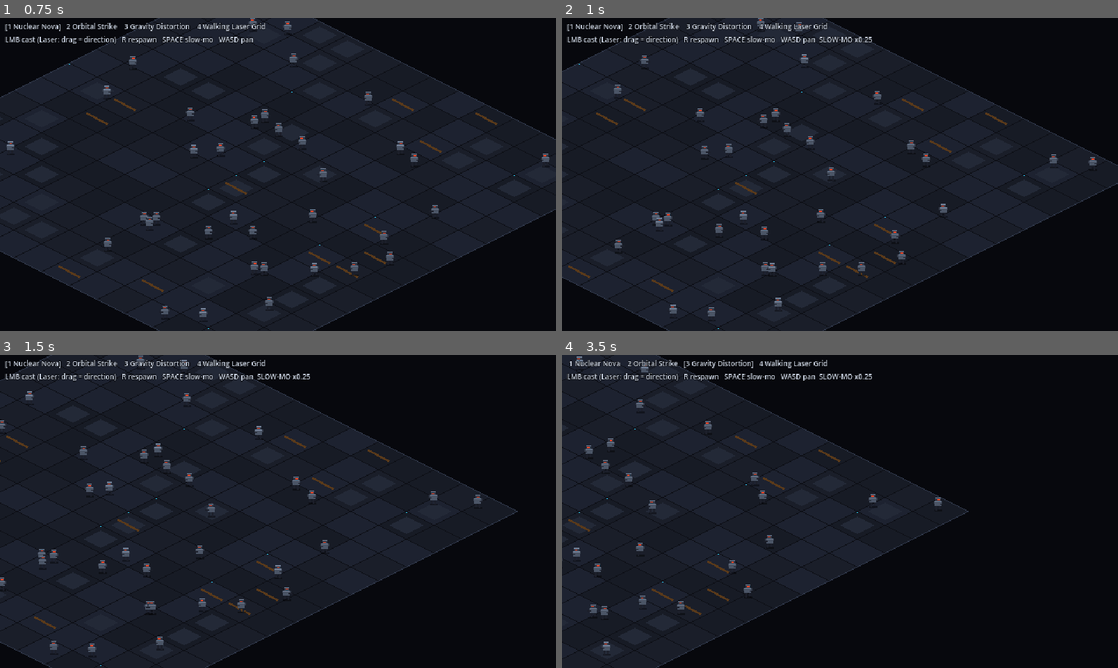
Above: before the commit, frames 1-4 (two rows, left to right).
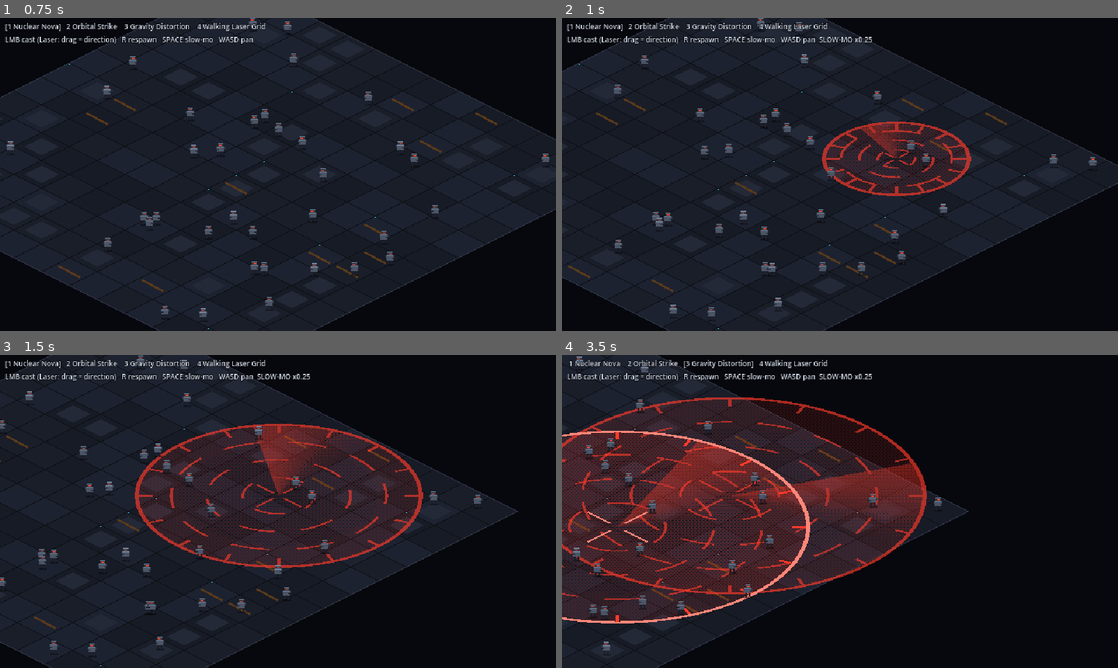
Above: after the commit, the same moments.

Repository: audoraemon/vfxProve
Game: Godot game, scene res://scenes/sandbox.tscn
Same seed, same stepped clock (60 frames per second), same inputs: the game is played once before the commit and once after it.
Inputs (mouse positions are in pixels of both pictures, inside the frame that each line leads up to):
- Up to frame 1 (0.75 s): tap Enter at 0.5 s; move the mouse to (400, 158) at 0.52 s; hold D from 0.53 s (still down); tap 1 at 0.6 s; click (400, 158) at 0.67 s
- Up to frame 2 (1 s): keep holding D; tap Space at 0.77 s
- Up to frame 3 (1.5 s): release D at 1.25 s; drag from (166, 527) to (250, 574) at 1.27 s
- Up to frame 4 (3.5 s): move the mouse to (895, 442) at 2.02 s; hold D 2.03-2.75 s; tap 3 at 2.1 s; drag from (812, 574) to (673, 464) at 2.77 s

Frame 1 is identical in both runs. In frame 2, 2.8% of the frame differs, in the area x 46-74%, y 33-57%; in frame 3, 9.4%; in frame 4, 21%, in the area x 0-66%, y 13-86%.

Commit message:
feat: nuclear nova effect and shared vfx shaders
Adds pixel shader library (rings, shockwave, dome, beam, decal, fog),
FxParts builders and contact sheet tool for capture review.

Co-Authored-By: Claude Opus 5 <noreply@anthropic.com>

Diff:
--- /dev/null
+++ b/shaders/beam_glow.gdshader
@@ -0,0 +1,27 @@
+// Energy beam. UV.x across width, UV.y along length (0 = far end / top).
+shader_type canvas_item;
+#include "res://shaders/common.gdshaderinc"
+
+uniform float intensity = 1.0;
+uniform float flicker = 1.0;
+uniform float bands = 10.0;
+uniform float band_speed = 6.0;
+// 1 = fade toward UV.y = 0.
+uniform float taper = 1.0;
+
+void fragment() {
+	if (intensity <= 0.001) discard;
+	float d = abs(UV.x - 0.5) * 2.0;
+	float v = 1.0 - d / clamp(intensity, 0.05, 1.0);
+	if (v <= 0.0) discard;
+	v = pow(v, 0.6);
+	float band = step(0.5, fract(UV.y * bands - u_time * band_speed));
+	v *= 0.88 + 0.12 * band;
+	float fl = 1.0 - flicker * 0.25 * step(0.6, hash21(vec2(floor(u_time * 30.0), 1.7)));
+	v *= fl;
+	v *= mix(1.0, smoothstep(0.0, 0.4, UV.y), taper);
+	v *= 0.6 + 0.4 * intensity;
+	float q = quant(v, 5.0);
+	if (q <= 0.0) discard;
+	COLOR = ramp5(q);
+}
--- /dev/null
+++ b/shaders/fireball_dome.gdshader
@@ -0,0 +1,45 @@
+// Nuclear fireball dome: hemisphere over an iso base ellipse, turbulent banded heat.
+// Quad: width 2A, height A*(dome_ratio + base_ratio); anchor at base center.
+shader_type canvas_item;
+#include "res://shaders/common.gdshaderinc"
+
+uniform float grow = 1.0;
+uniform float heat = 1.0;
+uniform float dissolve = 0.0;
+uniform float dome_ratio = 0.85;
+uniform float base_ratio = 0.5;
+
+void fragment() {
+	float s = max(grow, 0.001);
+	float x = (UV.x - 0.5) * 2.0 / s;
+	float y = (UV.y * (dome_ratio + base_ratio) - dome_ratio) / s;
+	float q;
+	float h = 0.0;
+	if (y < 0.0) {
+		q = x * x + (y / dome_ratio) * (y / dome_ratio);
+		h = -y / dome_ratio;
+	} else {
+		q = x * x + (y / base_ratio) * (y / base_ratio);
+	}
+	float turb = fbm(vec2(x * 3.0, y * 3.0 + u_time * 1.8));
+	q += (turb - 0.5) * 0.22;
+	if (q > 1.0) discard;
+	float burn = fbm(vec2(x * 4.0 + 7.0, y * 4.0 - u_time * 0.7));
+	if (burn < dissolve * 1.1 - 0.1 + q * dissolve * 0.3) discard;
+
+	float nz = sqrt(max(1.0 - q, 0.0));
+	float v = nz * 0.55 + 0.35;
+	v += (1.0 - h) * 0.12;
+	v *= 0.72 + 0.55 * turb;
+	// Vertical energy streaks on the dome surface.
+	float streak = step(0.8, vnoise(vec2(x * 14.0, h * 2.0 - u_time * 3.0))) * smoothstep(0.3, -0.1, y);
+	v += streak * 0.25;
+	// Hot seam where dome meets the ground, only at the outer rim.
+	v += step(abs(y), 0.08) * step(0.8, x * x) * 0.3;
+	// Darker crust near the edge.
+	v *= mix(1.0, 0.65, smoothstep(0.75, 1.0, q));
+	v *= heat;
+	float qv = quant_d(v, 5.0, FRAGCOORD.xy);
+	if (qv <= 0.0) discard;
+	COLOR = ramp5(qv);
+}
--- /dev/null
+++ b/shaders/fog.gdshader
@@ -0,0 +1,20 @@
+// Drifting dithered fog/haze on the ground plane.
+shader_type canvas_item;
+#include "res://shaders/common.gdshaderinc"
+
+uniform vec4 color : source_color = vec4(0.45, 1.0, 0.3, 0.5);
+uniform float density = 1.0;
+uniform float fade = 1.0;
+uniform float scale = 2.5;
+
+void fragment() {
+	vec2 p = (UV - 0.5) * 2.0;
+	float r = length(p);
+	if (r > 1.0) discard;
+	float n = fbm(p * scale + vec2(u_time * 0.18, -u_time * 0.11));
+	float n2 = fbm(p * scale * 2.1 - vec2(u_time * 0.25, u_time * 0.05));
+	float v = (n * 0.7 + n2 * 0.3) * (1.0 - smoothstep(0.35, 1.0, r)) * density;
+	float q = quant_d(v * 1.5 - 0.3, 3.0, FRAGCOORD.xy);
+	if (q <= 0.0) discard;
+	COLOR = vec4(color.rgb * (0.75 + 0.35 * q), color.a * q * fade);
+}
--- /dev/null
+++ b/shaders/iso_rings.gdshader
@@ -0,0 +1,57 @@
+// Telegraph: dashed concentric rings, ticks, crosshair and scan sweep.
+// Lives on the ground plane: quad is 2R x 2R ground units, so circles project to iso ellipses.
+shader_type canvas_item;
+#include "res://shaders/common.gdshaderinc"
+
+uniform vec4 color : source_color = vec4(1.0, 0.23, 0.16, 1.0);
+uniform float reveal = 1.0;
+uniform float alpha = 1.0;
+uniform float rings = 4.0;
+uniform float dashes = 18.0;
+uniform float scan = 1.0;
+uniform float pulse = 1.0;
+uniform float crosshair = 1.0;
+uniform float fill = 0.12;
+// One screen pixel (vertical) in normalized radius units.
+uniform float px = 0.01;
+
+void fragment() {
+	vec2 p = (UV - 0.5) * 2.0;
+	float r = length(p);
+	float outer = max(reveal, 0.001);
+	if (r > outer + px * 2.0) discard;
+	float an = atan(p.y, p.x) / TAU + 0.5;
+	float v = 0.0;
+
+	// Solid outer ring.
+	v = max(v, step(abs(r - outer + px), px * 1.2));
+	// Dashed inner rings, alternating spin.
+	for (int i = 1; i < 6; i++) {
+		if (float(i) >= rings) break;
+		float rr = outer * float(i) / rings;
+		float spin = mod(float(i), 2.0) * 2.0 - 1.0;
+		float n = max(floor(dashes * rr), 4.0);
+		float dash = step(0.42, fract(an * n + spin * u_time * 0.12));
+		v = max(v, step(abs(r - rr), px * 0.8) * dash * 0.8);
+	}
+	// Ticks just inside the outer ring.
+	float tick_d = abs(fract(an * 16.0 + 0.5) - 0.5) / 16.0 * TAU * r;
+	v = max(v, step(tick_d, px * 0.9) * step(outer - 0.09, r) * step(r, outer) * 0.9);
+	// Crosshair with center gap.
+	float cross_len = step(r, outer * 0.22) * step(outer * 0.05, r);
+	v = max(v, crosshair * cross_len * max(step(abs(p.x), px * 0.7), step(abs(p.y), px * 0.7)));
+	// Scan sweep: trailing wedge behind a moving edge.
+	float sa = fract(an - u_time * 0.45);
+	float wedge = (1.0 - sa / 0.18) * step(sa, 0.18) * step(r, outer);
+	float scan_v = scan * wedge * 0.45;
+	// Faint area fill, stronger toward the rim.
+	float fill_v = fill * step(r, outer) * (0.5 + 0.5 * r / outer);
+
+	float pulse_m = 1.0 - pulse * 0.3 * (0.5 + 0.5 * sin(u_time * 9.0));
+	float line_v = v * pulse_m;
+	float area_v = quant_d(max(scan_v, fill_v), 4.0, FRAGCOORD.xy);
+	float a = max(quant(line_v, 3.0), area_v) * alpha;
+	if (a <= 0.001) discard;
+	vec3 rgb = mix(color.rgb, vec3(1.0, 0.9, 0.85), 0.45 * step(0.9, line_v));
+	COLOR = vec4(rgb, a * color.a);
+}
--- /dev/null
+++ b/shaders/scorch_decal.gdshader
@@ -0,0 +1,46 @@
+// Ground scorch / crater decal with cracks and cooling glowing edge.
+shader_type canvas_item;
+#include "res://shaders/common.gdshaderinc"
+
+uniform vec4 char_color : source_color = vec4(0.06, 0.045, 0.04, 0.9);
+uniform vec4 edge_color : source_color = vec4(1.0, 0.45, 0.1, 1.0);
+uniform vec4 edge_hot : source_color = vec4(1.0, 0.85, 0.4, 1.0);
+uniform float heat = 1.0;
+uniform float fade = 1.0;
+uniform float warp = 0.0;
+uniform float seed = 0.0;
+
+void fragment() {
+	vec2 p = (UV - 0.5) * 2.0;
+	float r = length(p);
+	if (r > 1.0) discard;
+	float a = atan(p.y, p.x);
+	float sa = a + warp * r * 5.0;
+	float n = fbm(p * 3.0 + seed);
+	float en = vnoise(vec2(sa * 2.5 + seed, r * 3.0));
+	float rr = r + (n - 0.5) * 0.35 + (en - 0.5) * 0.2 - warp * 0.06 * sin(sa * 3.0);
+	if (rr > 0.95) discard;
+
+	float body = 1.0 - smoothstep(0.45, 0.95, rr);
+	vec4 col = char_color;
+	col.a *= quant_d(body * 1.1, 3.0, FRAGCOORD.xy);
+
+	// Thin radial cracks: narrow angular lines wobbling with noise.
+	float ca = fract(sa / TAU * 9.0 + (vnoise(p * 4.0 + seed) - 0.5) * 0.6);
+	float crack = step(abs(ca - 0.5), 0.035) * step(0.15, rr) * step(rr, 0.8) * step(0.45, n);
+	// Broken glowing rim.
+	float edge = step(0.8, rr) * step(rr, 0.87) * step(0.5, en);
+	float arms = warp * step(0.9, fract(sa / TAU * 3.0 - r * 0.5)) * step(0.3, rr);
+	float glow = max(max(edge, crack), arms);
+	if (glow > 0.5 && heat > 0.02) {
+		float hot = step(0.65, heat) * step(0.6, n);
+		vec4 ec = mix(edge_color, edge_hot, hot);
+		// Cool from glowing toward char in two hard steps.
+		float h = quant(heat * (0.7 + 0.5 * n), 2.0);
+		col = mix(col, ec, h);
+		col.a = max(col.a, h);
+	}
+	col.a *= fade;
+	if (col.a <= 0.01) discard;
+	COLOR = col;
+}
--- /dev/null
+++ b/shaders/shockwave.gdshader
@@ -0,0 +1,30 @@
+// Expanding ground ring: sharp leading edge, glowing trail inward, noisy breakup.
+shader_type canvas_item;
+#include "res://shaders/common.gdshaderinc"
+
+uniform float progress = 0.0;
+uniform float thickness = 0.12;
+uniform float fade = 1.0;
+uniform float inner_heat = 0.18;
+uniform float px = 0.01;
+
+void fragment() {
+	vec2 p = (UV - 0.5) * 2.0;
+	float r = length(p);
+	if (r > 1.0 || progress <= 0.0) discard;
+	float d = progress - r;
+	float v;
+	if (d < 0.0) {
+		v = 1.0 - smoothstep(0.0, px * 3.0, -d);
+	} else {
+		v = exp(-d / thickness);
+	}
+	float a = atan(p.y, p.x);
+	float n = vnoise(vec2(a * 7.0 + 3.0, r * 9.0 - u_time * 3.0));
+	v *= 0.55 + 0.6 * n;
+	v = max(v, inner_heat * step(r, progress) * (1.0 - progress) * (0.6 + 0.4 * n));
+	v *= fade;
+	float q = quant_d(v, 5.0, FRAGCOORD.xy);
+	if (q <= 0.0) discard;
+	COLOR = ramp5(q);
+}
--- /dev/null
+++ b/src/fx/fx_parts.gd
@@ -0,0 +1,188 @@
+class_name FxParts
+extends RefCounted
+## Shared VFX building blocks. Every builder parents + tracks the node on the given effect.
+
+const SH_RINGS := preload("res://shaders/iso_rings.gdshader")
+const SH_SHOCK := preload("res://shaders/shockwave.gdshader")
+const SH_DOME := preload("res://shaders/fireball_dome.gdshader")
+const SH_BEAM := preload("res://shaders/beam_glow.gdshader")
+const SH_DECAL := preload("res://shaders/scorch_decal.gdshader")
+const SH_FOG := preload("res://shaders/fog.gdshader")
+
+## Vertical screen pixels per ground unit along a ground radius (minor ellipse axis).
+const PX_PER_UNIT_MINOR := 16.0 * sqrt(2.0)
+## Horizontal screen pixels per ground unit along a ground radius (major ellipse axis).
+const PX_PER_UNIT_MAJOR := 32.0 * sqrt(2.0)
+
+# Shader ramps: darkest -> brightest (c0..c4).
+const FIRE := [Color(0.35, 0.04, 0.03, 0.55), Color("b3240f"), Color("ff6a1a"), Color("ffc14a"), Color("fff6d8")]
+const VOID := [Color(0.1, 0.02, 0.18, 0.6), Color("3b1470"), Color("7a3cf0"), Color("b98cff"), Color("f4ecff")]
+const LASER := [Color(0.45, 0.03, 0.05, 0.5), Color("c8141e"), Color("ff3a2a"), Color("ff9a6a"), Color("fff0e8")]
+const ION := [Color(0.05, 0.12, 0.35, 0.5), Color("1f4fd6"), Color("2fa0ff"), Color("8fe6ff"), Color("f0fdff")]
+
+# Particle lifetime ramps: first color at birth.
+const FIRE_LIFE := [Color("fff6d8"), Color("ffc14a"), Color("ff6a1a"), Color("b3240f"), Color(0.35, 0.05, 0.03, 0.7)]
+const EMBER_LIFE := [Color("ffd27a"), Color("ff8a2a"), Color("d0401a"), Color(0.45, 0.1, 0.05, 0.6)]
+const SMOKE_LIFE := [Color("5a4640"), Color("45403f"), Color("35353b"), Color(0.17, 0.17, 0.2, 0.75), Color(0.12, 0.12, 0.15, 0.4)]
+const ROCK := [Color("6a6e78"), Color("4b4f59"), Color("33363e"), Color("25272e")]
+const HOT_ROCK := [Color("ffb04a"), Color("c8501e"), Color("5b3a30"), Color("33363e")]
+const RAD_LIFE := [Color("f0ffb0"), Color("a8ff4a"), Color("5fcf2a"), Color(0.2, 0.5, 0.1, 0.55)]
+const ION_LIFE := [Color("f0fdff"), Color("8fe6ff"), Color("2fa0ff"), Color(0.1, 0.3, 0.8, 0.5)]
+const VOID_LIFE := [Color("f4ecff"), Color("b98cff"), Color("7a3cf0"), Color("3b1470"), Color(0.12, 0.03, 0.2, 0.5)]
+const LASER_LIFE := [Color("fff0e8"), Color("ff9a6a"), Color("ff3a2a"), Color("c8141e"), Color(0.4, 0.03, 0.05, 0.5)]
+
+
+static func quad(fx: FxTimeline, shader: Shader, size: Vector2, parent: Node, anchor := Vector2(0.5, 0.5)) -> QuadFx:
+	var q := QuadFx.new().setup(shader, size, anchor)
+	fx.track(q, parent)
+	return q
+
+
+static func set_ramp(q: QuadFx, ramp: Array) -> void:
+	for i in 5:
+		q.set_param("c%d" % i, ramp[i])
+
+
+static func px_for_radius(radius: float) -> float:
+	return 1.0 / (PX_PER_UNIT_MINOR * radius)
+
+
+## Screen-pixel spawn radius (major axis) of a ground radius, for PixelParticles.
+static func particle_radius(ground_radius: float) -> float:
+	return PX_PER_UNIT_MAJOR * ground_radius
+
+
+# --- Ground plane --------------------------------------------------------
+
+static func rings(fx: FxTimeline, center: Vector2, radius: float, color: Color, count := 4, dashes := 18.0) -> QuadFx:
+	var q := quad(fx, SH_RINGS, Vector2.ONE * radius * 2.0, fx.ctx.ground)
+	q.position = center
+	q.z_index = 3
+	q.set_param("color", color)
+	q.set_param("rings", float(count))
+	q.set_param("dashes", dashes)
+	q.set_param("px", px_for_radius(radius))
+	return q
+
+
+static func shockwave(fx: FxTimeline, center: Vector2, radius: float, ramp: Array = FIRE) -> QuadFx:
+	var q := quad(fx, SH_SHOCK, Vector2.ONE * radius * 2.0, fx.ctx.ground)
+	q.position = center
+	q.z_index = 4
+	q.set_param("px", px_for_radius(radius))
+	set_ramp(q, ramp)
+	return q
+
+
+static func decal(fx: FxTimeline, center: Vector2, radius: float, edge := Color("ff6a1a"), edge_hot := Color("ffd27a"),
+		char_color := Color(0.06, 0.045, 0.04, 0.9), warp := 0.0) -> QuadFx:
+	var q := quad(fx, SH_DECAL, Vector2.ONE * radius * 2.0, fx.ctx.ground)
+	q.position = center
+	q.z_index = 1
+	q.set_param("edge_color", edge)
+	q.set_param("edge_hot", edge_hot)
+	q.set_param("char_color", char_color)
+	q.set_param("warp", warp)
+	q.set_param("seed", fx.ctx.rng.randf() * 100.0)
+	return q
+
+
+static func fog(fx: FxTimeline, center: Vector2, radius: float, color: Color) -> QuadFx:
+	var q := quad(fx, SH_FOG, Vector2.ONE * radius * 2.0, fx.ctx.ground)
+	q.position = center
+	q.z_index = 5
+	q.set_param("color", color)
+	return q
+
+
+# --- Screen space --------------------------------------------------------
+
+## Vertical beam standing on screen_pos (bottom center).
+static func beam(fx: FxTimeline, parent: Node, screen_pos: Vector2, width: float, height: float, ramp: Array = FIRE) -> QuadFx:
+	var q := quad(fx, SH_BEAM, Vector2(width, height), parent, Vector2(0.5, 1.0))
+	q.position = screen_pos
+	set_ramp(q, ramp)
+	return q
+
+
+## Beam from screen point a to b.
+static func link_beam(fx: FxTimeline, parent: Node, a: Vector2, b: Vector2, width: float, ramp: Array = LASER) -> QuadFx:
+	var q := quad(fx, SH_BEAM, Vector2(width, maxf(a.distance_to(b), 1.0)), parent, Vector2(0.5, 0.0))
+	q.position = a
+	q.rotation = (b - a).angle() - PI * 0.5
+	q.set_param("taper", 0.0)
+	q.set_param("bands", maxf(a.distance_to(b) / 6.0, 1.0))
+	set_ramp(q, ramp)
+	return q
+
+
+## Fireball dome over screen_pos; semi_x = half width in px.
+static func dome(fx: FxTimeline, screen_pos: Vector2, semi_x: float, ramp: Array = FIRE) -> QuadFx:
+	const DOME := 0.85
+	const BASE := 0.5
+	var q := quad(fx, SH_DOME, Vector2(semi_x * 2.0, semi_x * (DOME + BASE)), fx.ctx.overhead,
+		Vector2(0.5, DOME / (DOME + BASE)))
+	q.position = screen_pos
+	q.set_param("dome_ratio", DOME)
+	q.set_param("base_ratio", BASE)
+	set_ramp(q, ramp)
+	return q
+
+
+static func particles(fx: FxTimeline, parent: Node, screen_pos: Vector2, shape: PixelParticles.Shape, ramp: Array) -> PixelParticles:
+	var p := PixelParticles.new()
+	p.rng.seed = fx.ctx.rng.randi()
+	p.shape = shape
+	p.ramp = PackedColorArray(ramp)
+	p.position = screen_pos
+	fx.track(p, parent)
+	return p
+
+
+static func debris(fx: FxTimeline, screen_pos: Vector2, count: int, radius_px: float, speed := Vector2(30, 200),
+		ramp: Array = ROCK) -> PixelParticles:
+	var p := particles(fx, fx.ctx.overhead, screen_pos, PixelParticles.Shape.SQUARE, ramp)
+	p.gravity = 420.0
+	p.bounce = true
+	p.drag = 0.6
+	p.burst(count, {
+		"radius": radius_px, "speed": speed, "alt": Vector2(0, 6), "alt_speed": Vector2(60, 260),
+		"life": Vector2(1.0, 2.0), "size": Vector2(1, 3.4),
+	})
+	return p
+
+
+static func sparks(fx: FxTimeline, parent: Node, screen_pos: Vector2, count: int, ramp: Array = FIRE_LIFE,
+		speed := Vector2(80, 300), alt_speed := Vector2(20, 180)) -> PixelParticles:
+	var p := particles(fx, parent, screen_pos, PixelParticles.Shape.STREAK, ramp)
+	p.gravity = 260.0
+	p.drag = 1.5
+	p.burst(count, {
+		"speed": speed, "alt": Vector2(2, 10), "alt_speed": alt_speed, "life": Vector2(0.25, 0.7),
+		"size": Vector2(1, 2),
+	})
+	return p
+
+
+## Continuous emitter that stops after `seconds`.
+static func emitter(fx: FxTimeline, parent: Node, screen_pos: Vector2, shape: PixelParticles.Shape, ramp: Array,
+		rate: float, seconds: float, spec: Dictionary) -> PixelParticles:
+	var p := particles(fx, parent, screen_pos, shape, ramp)
+	p.rate = rate
+	p.spec = spec
+	p.emitting = true
+	var stop_at := fx.t + seconds
+	fx.at(stop_at, func():
+		if is_instance_valid(p):
+			p.emitting = false)
+	return p
+
+
+static func smoke(fx: FxTimeline, screen_pos: Vector2, radius_px: float, rate: float, seconds: float,
+		rise := Vector2(20, 50), size := Vector2(3, 6), life := Vector2(1.2, 2.2)) -> PixelParticles:
+	var p := emitter(fx, fx.ctx.overhead, screen_pos, PixelParticles.Shape.PUFF, SMOKE_LIFE, rate, seconds, {
+		"radius": radius_px, "speed": Vector2(4, 18), "alt": Vector2(0, 8), "alt_speed": rise,
+		"life": life, "size": size, "size_end_mul": 1.7,
+	})
+	p.drag = 0.4
+	return p
--- /dev/null
+++ b/src/fx/nuclear_nova.gd
@@ -0,0 +1,167 @@
+extends FxTimeline
+## Nuclear Nova: telegraph -> warhead descent -> impact -> blast wave -> fallout zone.
+
+const RADIUS := 5.0
+const KILL_CORE := 1.2
+const T_LOCK := 1.3
+const T_DESCENT := 1.5
+const T_IMPACT := 2.3
+const WAVE_TIME := 1.0
+const DESCENT_FROM := Vector2(-110, -250)
+
+
+class Warhead:
+	extends Node2D
+
+	const BODY := Color("8c929c")
+	const BODY_HI := Color("c3c8d0")
+	const BODY_DARK := Color("4a4f59")
+	const BAND := Color("d8b23a")
+	const HOT := Color("ffb04a")
+
+	func _draw() -> void:
+		# Local +y points along the fall direction; nose at bottom.
+		draw_rect(Rect2(-3, -12, 6, 16), BODY)
+		draw_rect(Rect2(-3, -12, 2, 16), BODY_HI)
+		draw_rect(Rect2(2, -12, 1, 16), BODY_DARK)
+		draw_rect(Rect2(-3, -4, 6, 1), BAND)
+		draw_rect(Rect2(-2, 4, 4, 3), BODY)
+		draw_rect(Rect2(-1, 7, 2, 2), HOT)
+		draw_rect(Rect2(-5, -14, 2, 5), BODY_DARK)
+		draw_rect(Rect2(3, -14, 2, 5), BODY_DARK)
+		draw_rect(Rect2(-2, -15, 4, 3), BODY_DARK)
+
+
+var _target_px := Vector2.ZERO
+var _rings: QuadFx
+var _warhead: Warhead
+var _fire_trail: PixelParticles
+var _smoke_trail: PixelParticles
+var _wave: QuadFx
+var _wave_done := false
+var _descent_voice: Node
+var _geiger: Node
+
+
+func _build() -> void:
+	duration = 9.5
+	_target_px = Iso.ground_to_screen(origin)
+
+	_rings = FxParts.rings(self, origin, RADIUS, Color("ff3a2a"), 4, 20.0)
+	_rings.tween_param("reveal", 0.0, 1.0, 0.6, 0.0, Tween.TRANS_CUBIC, Tween.EASE_OUT)
+	ctx.play(&"nova_alarm", origin)
+
+	at(T_LOCK, func(): ctx.play(&"nova_lock", origin))
+	at(T_DESCENT, _start_descent)
+	at(T_IMPACT, _impact)
+	at(T_IMPACT + 0.9, _aftermath)
+
+
+func _start_descent() -> void:
+	_warhead = Warhead.new()
+	var dir := -DESCENT_FROM.normalized()
+	_warhead.rotation = dir.angle() - PI * 0.5
+	track(_warhead, ctx.overhead)
+	_warhead.position = _target_px + DESCENT_FROM
+
+	_fire_trail = FxParts.emitter(self, ctx.overhead, Vector2.ZERO, PixelParticles.Shape.PUFF, FxParts.FIRE_LIFE, 140.0, 0.8, {
+		"radius": 2.0, "speed": Vector2(5, 25), "life": Vector2(0.15, 0.4), "size": Vector2(1.5, 3.5),
+		"size_end_mul": 0.4,
+	})
+	_smoke_trail = FxParts.emitter(self, ctx.overhead, Vector2.ZERO, PixelParticles.Shape.PUFF, FxParts.SMOKE_LIFE, 60.0, 0.8, {
+		"radius": 3.0, "speed": Vector2(2, 10), "alt_speed": Vector2(4, 12), "life": Vector2(0.6, 1.3),
+		"size": Vector2(2, 4), "size_end_mul": 2.2,
+	})
+	_smoke_trail.drag = 0.8
+	_descent_voice = ctx.play(&"nova_descent", origin)
+
+
+func _fx_process(_delta: float) -> void:
+	if is_instance_valid(_warhead):
+		var k := clampf((t - T_DESCENT) / (T_IMPACT - T_DESCENT), 0.0, 1.0)
+		var pos := _target_px + DESCENT_FROM * (1.0 - pow(k, 1.5))
+		_warhead.position = pos.round()
+		# Trail spawns just behind the warhead tail.
+		var tail := pos + DESCENT_FROM.normalized() * 12.0
+		if is_instance_valid(_fire_trail):
+			_fire_trail.spec["offset"] = tail
+		if is_instance_valid(_smoke_trail):
+			_smoke_trail.spec["offset"] = tail + DESCENT_FROM.normalized() * 6.0
+	if _wave != null and not _wave_done:
+		var k := clampf((t - T_IMPACT) / WAVE_TIME, 0.0, 1.0)
+		var eased := 1.0 - pow(1.0 - k, 3.0)
+		_wave.set_param("progress", eased)
+		_wave.set_param("fade", 1.0 - smoothstep(0.7, 1.0, k))
+		var wave_r := eased * RADIUS
+		for e in ctx.field.in_radius(origin, wave_r):
+			ctx.field.kill(e, &"nova")
+		if k >= 1.0:
+			_wave_done = true
+			ctx.field.knock_from(origin, RADIUS, RADIUS + 2.5, 7.0)
+			_wave.visible = false
+
+
+func _impact() -> void:
+	if is_instance_valid(_warhead):
+		_warhead.queue_free()
+	_rings.tween_param("alpha", 1.0, 0.0, 0.12)
+	ctx.flash.call(Color(1.0, 0.96, 0.88, 0.95), 0.45)
+	ctx.shake.add_trauma(1.0)
+	ctx.play(&"nova_crack", origin)
+	ctx.play(&"nova_boom", origin)
+	ctx.play(&"nova_shockwave", origin)
+
+	for e in ctx.field.in_radius(origin, KILL_CORE):
+		ctx.field.kill(e, &"nova")
+
+	var pillar := FxParts.beam(self, ctx.overhead, _target_px, 34.0, 420.0, FxParts.FIRE)
+	pillar.tween_param("intensity", 1.0, 0.0, 0.8, 0.0, Tween.TRANS_QUAD, Tween.EASE_IN)
+
+	_wave = FxParts.shockwave(self, origin, RADIUS, FxParts.FIRE)
+	_wave.set_param("thickness", 0.07)
+	_wave.set_param("inner_heat", 0.12)
+
+	var dome := FxParts.dome(self, _target_px, FxParts.PX_PER_UNIT_MAJOR * 2.4)
+	dome.tween_param("grow", 0.1, 1.0, 0.35, 0.0, Tween.TRANS_EXPO, Tween.EASE_OUT)
+	dome.tween_param("heat", 1.25, 0.55, 1.3, 0.0, Tween.TRANS_SINE, Tween.EASE_IN)
+	dome.tween_param("dissolve", 0.0, 1.0, 0.8, 0.7, Tween.TRANS_QUAD, Tween.EASE_IN)
+	dome.life = 1.6
+
+	var crater := FxParts.decal(self, origin, 2.6)
+	crater.tween_param("heat", 1.0, 0.0, 6.0)
+	crater.tween_param("fade", 1.0, 0.0, 1.5, 5.6)
+
+	FxParts.debris(self, _target_px, 130, 16.0, Vector2(40, 240), FxParts.HOT_ROCK)
+	FxParts.debris(self, _target_px, 60, 30.0, Vector2(20, 140))
+	FxParts.sparks(self, ctx.overhead, _target_px, 90, FxParts.FIRE_LIFE, Vector2(120, 380), Vector2(40, 320))
+
+
+func _aftermath() -> void:
+	ctx.play(&"nova_rumble", origin)
+	_geiger = ctx.play(&"nova_geiger", origin, -4.0)
+	at(t + 5.2, func(): ctx.fade_out(_geiger, 1.5))
+
+	FxParts.smoke(self, _target_px, 22.0, 55.0, 2.6, Vector2(40, 95), Vector2(4, 7), Vector2(1.6, 2.8))
+	# Ring of lingering fires around the crater rim.
+	for i in 7:
+		var a := TAU * i / 7.0 + ctx.rng.randf() * 0.4
+		var rim := Iso.ground_to_screen(origin + Vector2.RIGHT.rotated(a) * ctx.rng.randf_range(1.6, 2.6))
+		FxParts.emitter(self, ctx.overhead, rim, PixelParticles.Shape.PUFF, FxParts.FIRE_LIFE, 14.0,
+			ctx.rng.randf_range(2.5, 4.0), {
+				"radius": 5.0, "speed": Vector2(0, 6), "alt_speed": Vector2(18, 40), "life": Vector2(0.3, 0.6),
+				"size": Vector2(1.5, 3.0), "size_end_mul": 0.3,
+			})
+
+	var rad := FxParts.fog(self, origin, 4.4, Color(0.45, 1.0, 0.3, 0.55))
+	rad.tween_param("density", 0.0, 1.0, 1.5, 0.0, Tween.TRANS_SINE, Tween.EASE_OUT)
+	rad.tween_param("fade", 1.0, 0.0, 1.6, 4.6)
+
+	var fallout := FxParts.emitter(self, ctx.overhead, _target_px, PixelParticles.Shape.SQUARE, FxParts.RAD_LIFE, 45.0, 4.8, {
+		"radius": FxParts.particle_radius(4.0), "alt": Vector2(0, 14), "alt_speed": Vector2(6, 20),
+		"speed": Vector2(0, 6), "life": Vector2(0.9, 1.9), "size": Vector2(1, 2),
+	})
+	fallout.drag = 0.0
+	FxParts.emitter(self, ctx.overhead, _target_px, PixelParticles.Shape.SQUARE, FxParts.EMBER_LIFE, 30.0, 3.0, {
+		"radius": FxParts.particle_radius(2.4), "alt": Vector2(0, 10), "alt_speed": Vector2(15, 45),
+		"speed": Vector2(0, 12), "life": Vector2(0.6, 1.4), "size": Vector2(1, 1),
+	})
--- a/src/sandbox/sandbox.gd
+++ b/src/sandbox/sandbox.gd
@@ -10,7 +10,7 @@
 
 ## Capture moments per effect (seconds from cast).
 const CAPTURES := {
-	"nova": {"target": Vector2(0, 0), "times": [0.9, 1.9, 2.36, 2.6, 3.0, 3.6, 5.5, 8.0]},
+	"nova": {"target": Vector2(0, 0), "times": [0.9, 2.05, 2.36, 2.6, 3.0, 3.6, 5.5, 8.0]},
 	"orbital": {"target": Vector2(0, 0), "times": [0.7, 1.5, 2.2, 3.0, 3.8, 5.0, 6.2]},
 	"gravity": {"target": Vector2(0, 0), "times": [0.6, 1.6, 2.8, 3.8, 4.15, 4.4, 5.5]},
 	"laser": {"target": Vector2(-4.5, 0), "dir": Vector2(1, 0), "times": [0.7, 1.4, 1.9, 2.8, 3.8, 5.0, 6.2]},
Not shown, added: shaders/beam_glow.gdshader.uid
Not shown, added: shaders/common.gdshaderinc
Not shown, added: shaders/common.gdshaderinc.uid
Not shown, added: shaders/fireball_dome.gdshader.uid
Not shown, added: shaders/fog.gdshader.uid
Not shown, added: shaders/iso_rings.gdshader.uid
Not shown, added: shaders/scorch_decal.gdshader.uid
Not shown, added: shaders/shockwave.gdshader.uid
Not shown, added: src/fx/fx_parts.gd.uid
Not shown, added: src/fx/nuclear_nova.gd.uid
